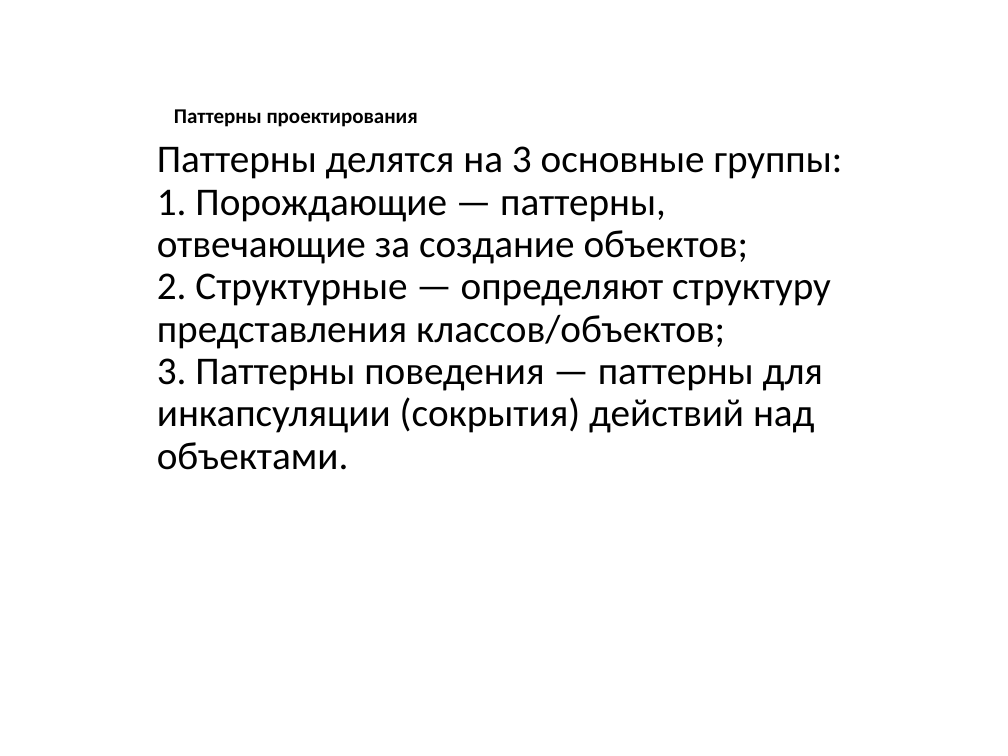
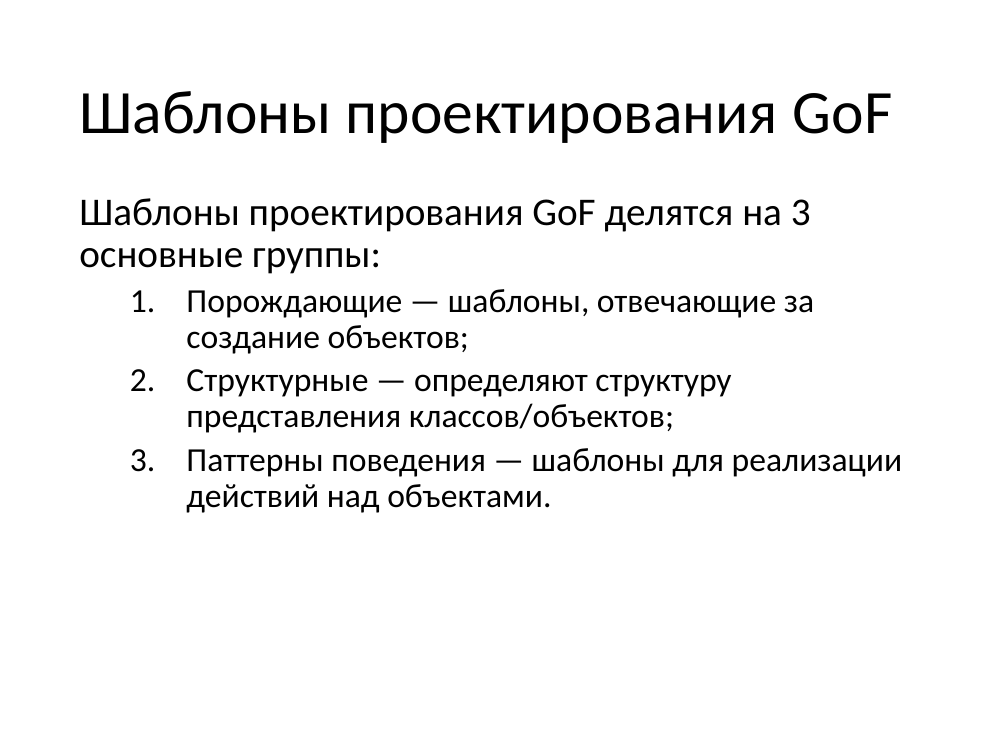
Before and after one commit to pelipas/OOP_2017, a slide deck: slide 11 of 2 семестр/03 Шаблоны. Порождающие шаблоны.pptx (slide 12 before the commit). Drawn at 1008x756 pixels with LibreOffice and Linux fonts; fonts in the diff are those of the drawing. Boxes give left, top, right and bottom in pixels: in the first picture for what was removed or moved away, otherwise in the second. Text is boxed around its words. In the diff, an @@ line names an element or a change of style, - is before the commit and + after.

```diff
--- a/2 семестр/03 Шаблоны. Порождающие шаблоны.pptx
+++ b/2 семестр/03 Шаблоны. Порождающие шаблоны.pptx
@@ title at bbox=[79, 91, 893, 143]: text changed; size 15 to 44 pt; bold off @@
-Паттерны проектирования
+Шаблоны проектирования GoF
@@ text at bbox=[79, 198, 903, 513]: text changed; size 28 to 24 pt @@
-Паттерны делятся на 3 основные группы:
-1. Порождающие — паттерны, отвечающие за создание объектов;
-2. Структурные — определяют структуру представления классов/объектов;
-3. Паттерны поведения — паттерны для инкапсуляции (сокрытия) действий над объектами.
+Шаблоны проектирования GoF делятся на 3 основные группы:
+  1. Порождающие — шаблоны, отвечающие за создание объектов;
+  2. Структурные — определяют структуру представления классов/объектов;
+  3. Паттерны поведения — шаблоны для реализации действий над объектами.
```
Also in this commit, not shown: 16 other slides changed, 21 slides added, 17 slides removed, 8 other files.
